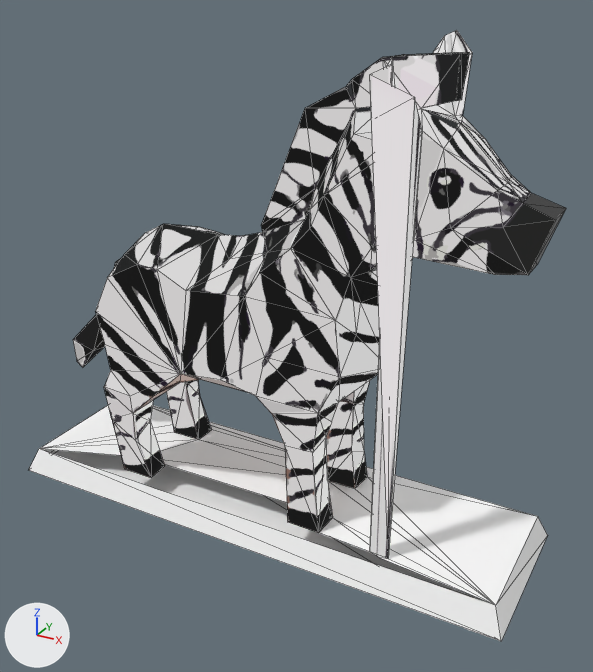
Two versions of the glTF model public/models/zebra/model.glb, one commit apart.
Rendered twice from a 50 mm lens placed at (0.489, -0.753, 0.613), pointed at (0.076, -0.002, 0.238). The lights are fixed; the arrows at lower left show +X, +Y and +Z. The older version comes first. Mesh edges are drawn as thin lines. Vertices at exactly the same position are counted once.

Before the edit, the objects in view are built like this:
```python
me_reduce_flat = bpy.data.meshes.new('Reduce_Flat')
me_reduce_flat.from_pydata(...)  # 240 vertices, 488 faces; spans x -0.286..0.363, y -0.097..0.098, z 0.0..0.564
# faces by material slot: [92, 96, 67, 66, 70, 58, 39]
me_reduce_flat.materials.append(mat_flat_front)
me_reduce_flat.materials.append(mat_flat_back)
me_reduce_flat.materials.append(mat_flat_right)
me_reduce_flat.materials.append(mat_flat_left)
me_reduce_flat.materials.append(mat_flat_top)
me_reduce_flat.materials.append(mat_flat_bottom)
me_reduce_flat.materials.append(mat_plinthwhite)  # white #ffffff
ob_reduce_flat = bpy.data.objects.new('Reduce_Flat', me_reduce_flat)
ob_reduce_flat.location = (0.0, 0.0, 0.0)
```
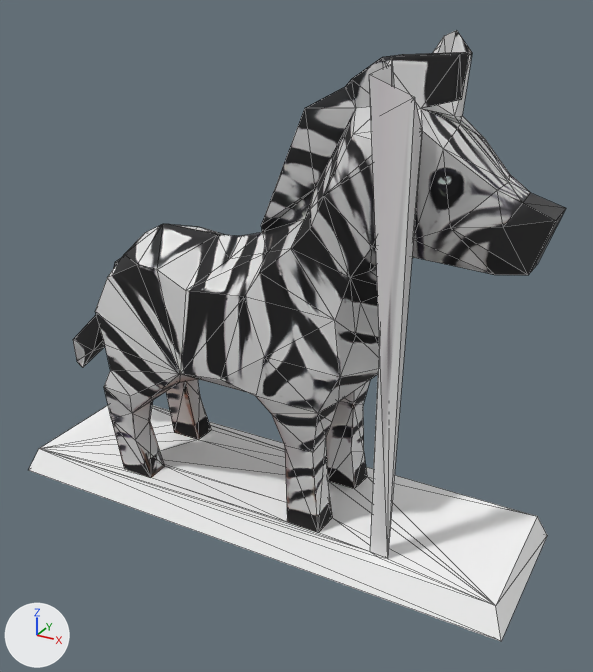
Boxes (x1, y1, x2, y2) around the edits, measured in the pictures (593 x 672 px; the box of a moved part takes in the faces that stretch with it):
part 1 of me_reduce_flat, moved or reshaped
    before: (319, 380, 494, 605)
    after: (41, 380, 494, 605)
part 2 of me_reduce_flat, recoloured (white to grey)
    both: (73, 54, 556, 559)
part 3 of me_reduce_flat, recoloured
    both: (84, 30, 565, 539)
part 4 of me_reduce_flat, recoloured
    before: (95, 37, 444, 519)
    after: (95, 37, 444, 536)
part 5 of me_reduce_flat, recoloured
    both: (108, 52, 564, 296)
part 6 of me_reduce_flat, recoloured
    both: (95, 340, 354, 411)

Edits to the bpy script that builds the scene:
```text
Add img_atlas:
    img_atlas = load_image('Atlas', '_unpacked/Atlas', 2048, 2048, 'sRGB')
Add mat_atlas:
    mat_atlas = principled_material('Atlas')
    mat_atlas.texture = img_atlas
    mat_atlas.roughness = 1.0
Change me_reduce_flat:
    used by ob_reduce_flat; location = (0.0, 0.0, 0.0)
    remove me_reduce_flat.from_pydata(...)  # 240 vertices, 488 faces; spans x -0.286..0.363, y -0.097..0.098, z 0.0..0.564
    remove me_reduce_flat.materials.append(mat_flat_back)
    add me_reduce_flat.from_pydata(...)  # 240 vertices, 499 faces; spans x -0.286..0.363, y -0.097..0.098, z 0.0..0.564
    me_reduce_flat part 1
    33 faces are deleted
    24 new faces join them, mat_atlas (picture img_atlas)
    20 new faces join them, mat_plinthwhite (white #ffffff)
    me_reduce_flat part 2: 90 faces spanning x -0.271..0.348, y -0.083..0.068, z 0.031..0.55 switch from mat_flat_front to mat_atlas (picture img_atlas)
    me_reduce_flat part 3: 66 faces spanning x -0.258..0.348, y -0.074..0.08, z 0.031..0.564 switch from mat_flat_right to mat_atlas (picture img_atlas)
    me_reduce_flat part 4: 66 faces spanning x -0.271..0.207, y -0.081..0.082, z 0.031..0.559 switch from mat_flat_left to mat_atlas (picture img_atlas)
    me_reduce_flat part 5: 70 faces spanning x -0.178..0.348, y -0.078..0.078, z 0.031..0.564 switch from mat_flat_top to mat_atlas (picture img_atlas)
    me_reduce_flat part 6: 58 faces spanning x -0.227..0.33, y -0.083..0.083, z 0.031..0.369 switch from mat_flat_bottom to mat_atlas (picture img_atlas)
```
